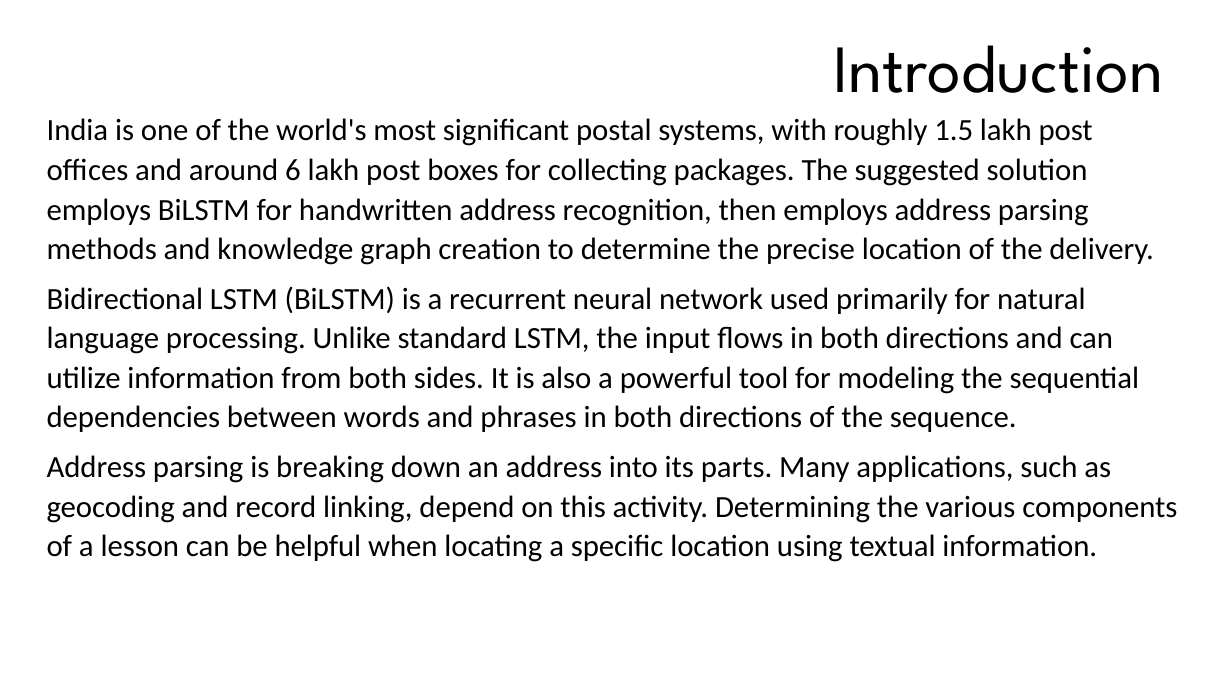
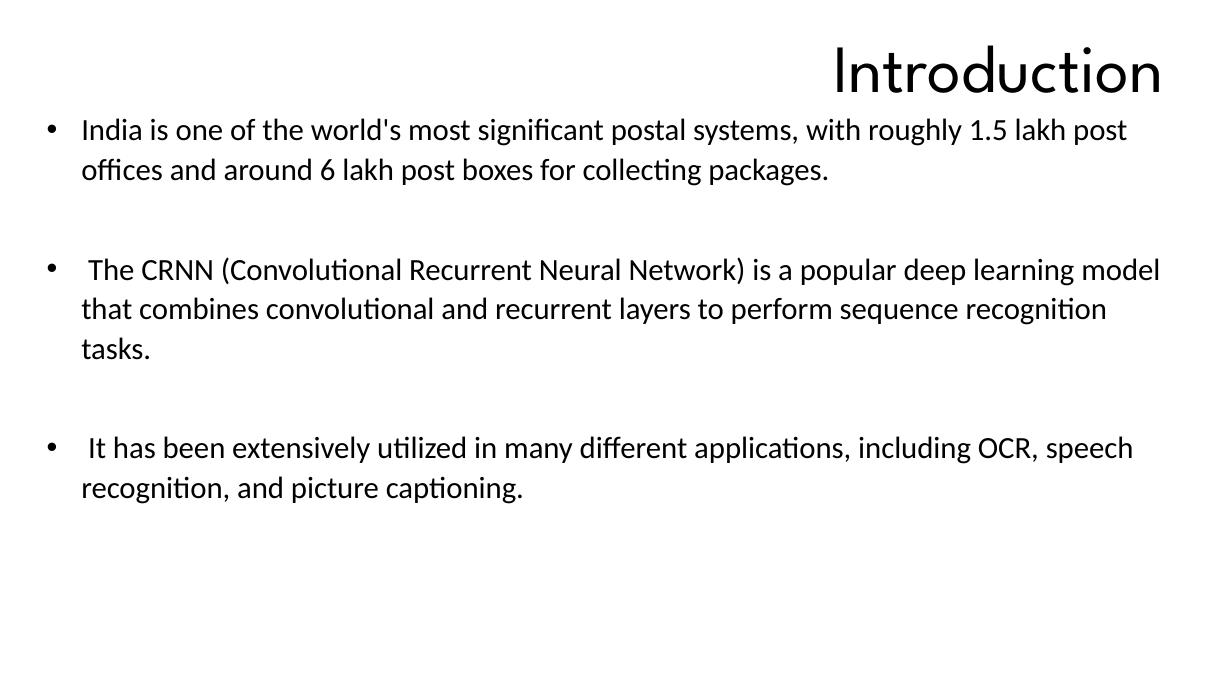
Before and after one commit to Surya-kiran-paluru/Indian-Postal-Automation, a slide deck: slide 4 of docs/Review 2.pptm. Drawn at 1232x693 pixels with LibreOffice and Linux fonts; fonts in the diff are those of the drawing; background and template pictures are left out. Boxes give left, top, right and bottom in pixels: in the first picture for what was removed or moved away, otherwise in the second. Text is boxed around its words. In the diff, an @@ line names an element or a change of style, - is before the commit and + after.

```diff
--- a/docs/Review 2.pptm
+++ b/docs/Review 2.pptm
@@ text at [81, 118, 1160, 504]: text changed @@
-India is one of the world's most significant postal systems, with roughly 1.5 lakh post offices and around 6 lakh post boxes for collecting packages. The suggested solution employs BiLSTM for handwritten address recognition, then employs address parsing methods and knowledge graph creation to determine the precise location of the delivery.
-Bidirectional LSTM (BiLSTM) is a recurrent neural network used primarily for natural language processing. Unlike standard LSTM, the input flows in both directions and can utilize information from both sides. It is also a powerful tool for modeling the sequential dependencies between words and phrases in both directions of the sequence.
-Address parsing is breaking down an address into its parts. Many applications, such as geocoding and record linking, depend on this activity. Determining the various components of a lesson can be helpful when locating a specific location using textual information.
+• India is one of the world's most significant postal systems, with roughly 1.5 lakh post offices and around 6 lakh post boxes for collecting packages.
+• The CRNN (Convolutional Recurrent Neural Network) is a popular deep learning model that combines convolutional and recurrent layers to perform sequence recognition tasks.
+• It has been extensively utilized in many different applications, including OCR, speech recognition, and picture captioning.
```
Also in this commit, not shown: 10 other slides changed, 1 slide added, 15 other files.
